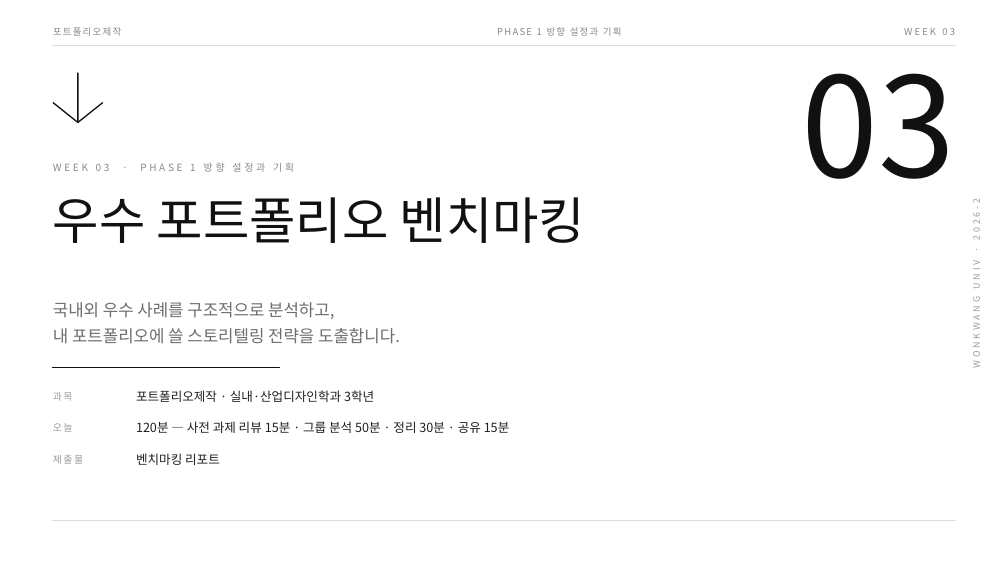
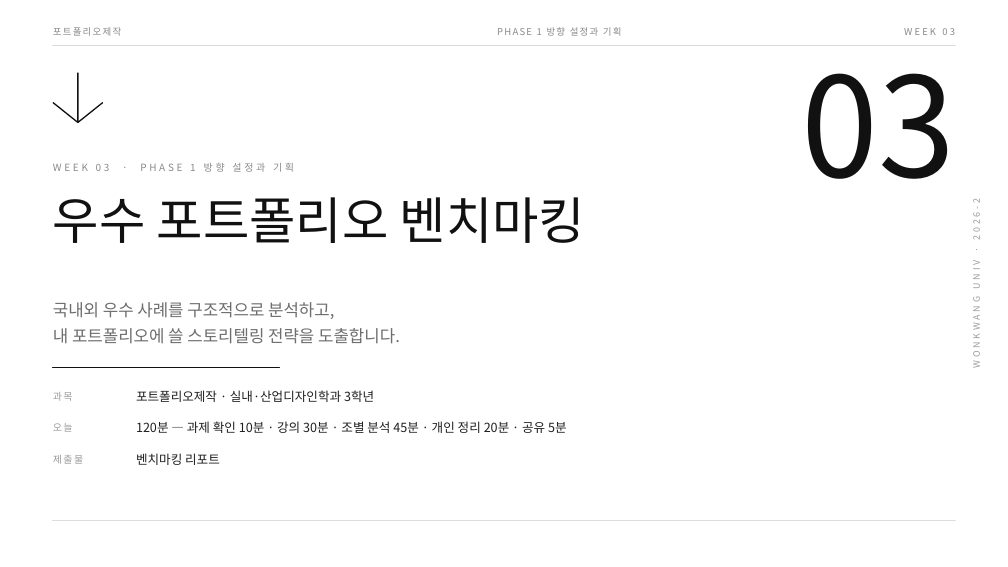
Before and after one commit to design-eng/MIN.D, a slide deck: slide 1 of dist/weeks-포트폴리오제작/포트폴리오제작_03주차_벤치마킹.pptx. Drawn at 1008x567 pixels with LibreOffice and Linux fonts; fonts in the diff are those of the drawing. Boxes give left, top, right and bottom in pixels: in the first picture for what was removed or moved away, otherwise in the second. Text is boxed around its words. In the diff, an @@ line names an element or a change of style, - is before the commit and + after.

```diff
--- a/dist/weeks-포트폴리오제작/포트폴리오제작_03주차_벤치마킹.pptx
+++ b/dist/weeks-포트폴리오제작/포트폴리오제작_03주차_벤치마킹.pptx
@@ text at (x1=136, y1=421, x2=567, y2=433): text changed @@
-120분 — 사전 과제 리뷰 15분 · 그룹 분석 50분 · 정리 30분 · 공유 15분
+120분 — 과제 확인 10분 · 강의 30분 · 조별 분석 45분 · 개인 정리 20분 · 공유 5분
```
Also in this commit, not shown: 3 other slides changed, 4 other files.
